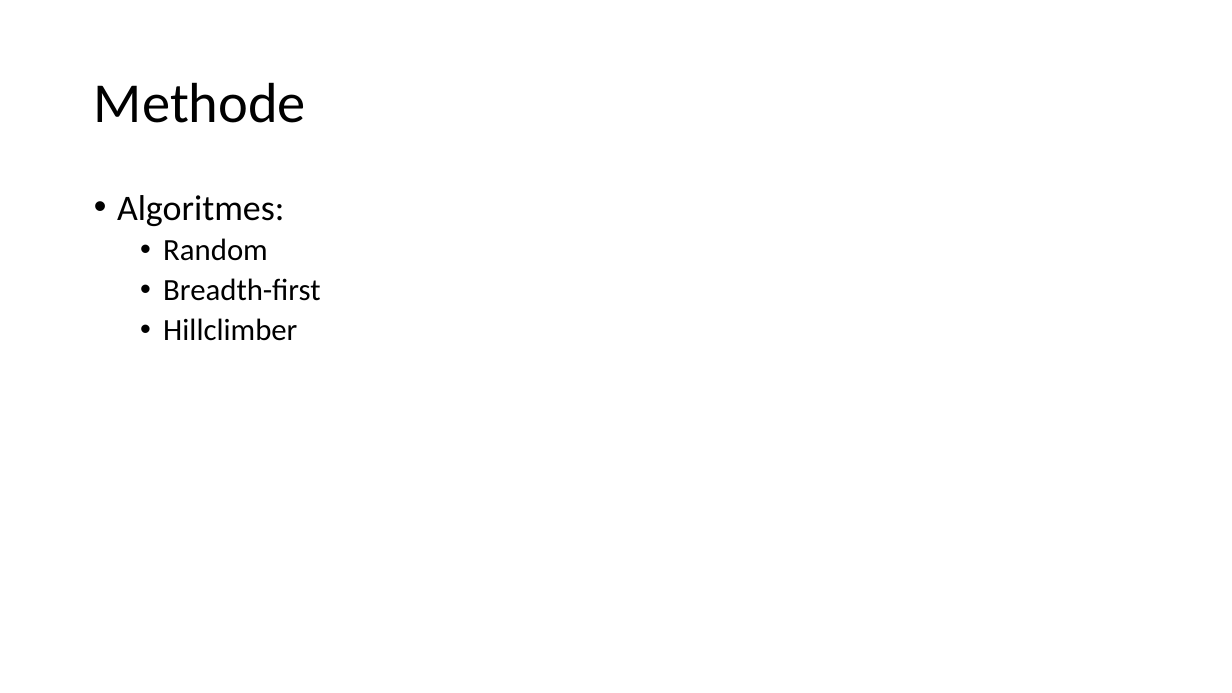
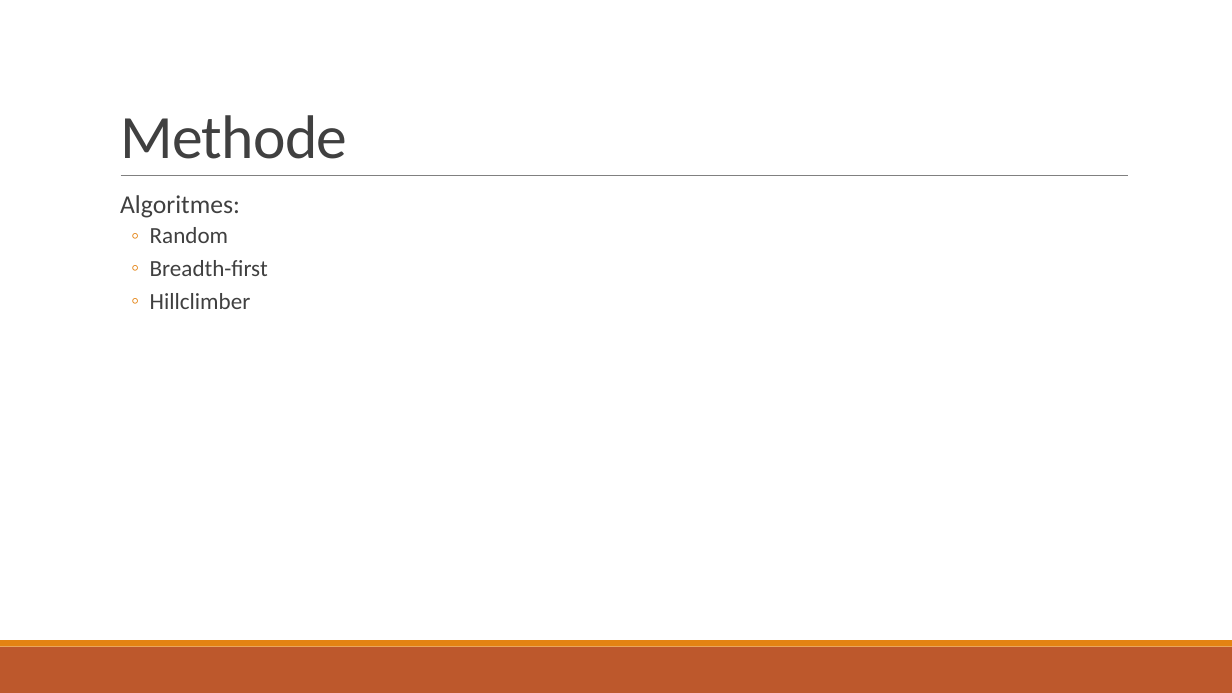
Before and after one commit to LunarLite/Proteasen, a slide deck: slide 7 of Presentations/Proteasen - week 1.pptx. Drawn at 1232x693 pixels with LibreOffice and Linux fonts; fonts in the diff are those of the drawing. Boxes give left, top, right and bottom in pixels: in the first picture for what was removed or moved away, otherwise in the second. Text is boxed around its words. In the diff, an @@ line names an element or a change of style, - is before the commit and + after.

```diff
--- a/Presentations/Proteasen - week 1.pptx
+++ b/Presentations/Proteasen - week 1.pptx
@@ title "Methode": place and size @@
-title "Methode" at <box>94,82,306,123</box>
+title "Methode" at <box>120,115,347,159</box>
@@ title "Methode" at <box>120,115,347,159</box>: size 44 to 48 pt, text colour #000000 to #404040, letter spacing 0 to -0.5 pt; line spacing 0.9 to 0.85; vertical alignment middle to bottom @@
@@ line added from (121, 176) to (1128, 176), #808080 0.5 pt @@
@@ text "Algoritmes:" at <box>120,195,268,309</box>: size 28 to 20 pt in "Algoritmes:"; text colour #000000 to #404040; size 24 to 18 pt in "Random", "Breadth-first", "Hillclimber"; bullet • to  ; more space between paragraphs; bullet • to ◦ @@
@@ rectangle added at <box>0,647,1232,693</box>, fill #BD582C @@
@@ rectangle added at <box>0,640,1232,647</box>, fill #E48312 @@
```
Also in this commit, not shown: 9 other slides changed, 2 other files.
